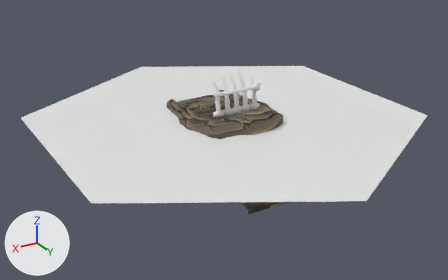
Before and after pictures for a commit that changed the FBX model BugSplat/Assets/WIP/Christian/Christian Models/Hex_Stairs.FBX.
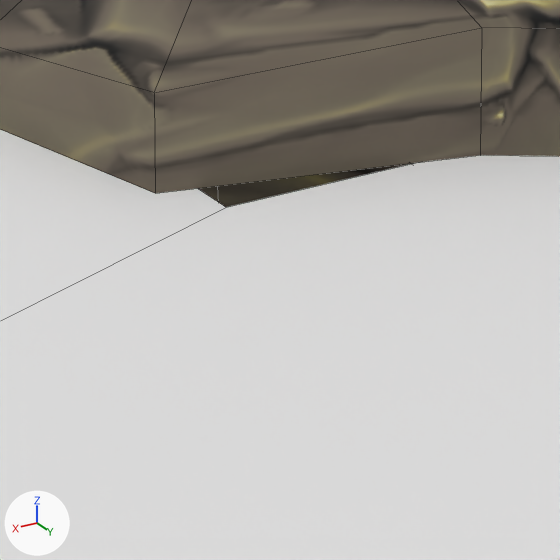
Old and new are each drawn whole from a camera (50 mm lens) standing at (25.8, 42.8, 19.2) and looking at (0.4, 0.5, -1.9) and again close up on the part from 45% to 55% of the width and 43% to 60% of the height. Every picture has the same lights, and +X, +Y and +Z are marked at lower left. The close-ups show mesh edges as thin lines. Where no turn or scale is listed for an object, it has been applied to the vertices.

In view in the first close-up: 'Hex_Stairs', 'Prop_StairsDown'.
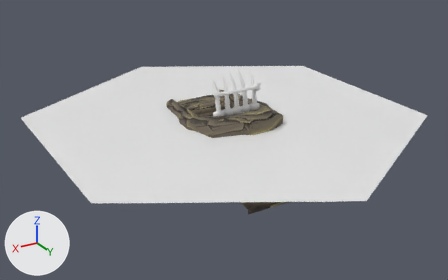
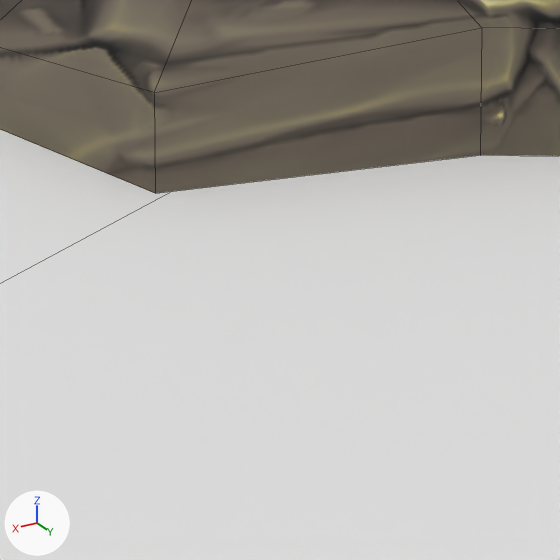
Changed parts and their boxes [x1, y1, x2, y2] in the close-ups (560 x 560 px; the box of a moved part takes in the faces that stretch with it):
part 1 of me_mesh, moved or reshaped
    both: [0, 162, 422, 324]

What the commit changed:
me_mesh has 12 vertices, 6 faces and spans x -15.2..15.2, y -17.5..17.5, z 0.0.
me_mesh is used by ob_hex_stairs; location (0.0, 0.0, 0.0).
Before the commit, vertices of me_mesh: 6 (3.0, 4.0, 0.0) at pixel (226, 207), 7 (0.0, 4.0, 0.0), 8 (-3.0, 4.0, 0.0), 9 (-3.0, -4.0, 0.0), 10 (0.0, -4.0, 0.0).
Before the commit, vertices of me_mesh: 11 (3.0, -4.0, 0.0).
Part 1, on me_mesh:
Vertices 6, 7, 8 of me_mesh move by (0.0, -0.5, 0.0).
Vertices 9, 10, 11 of me_mesh move by (0.0, 0.5, 0.0).
